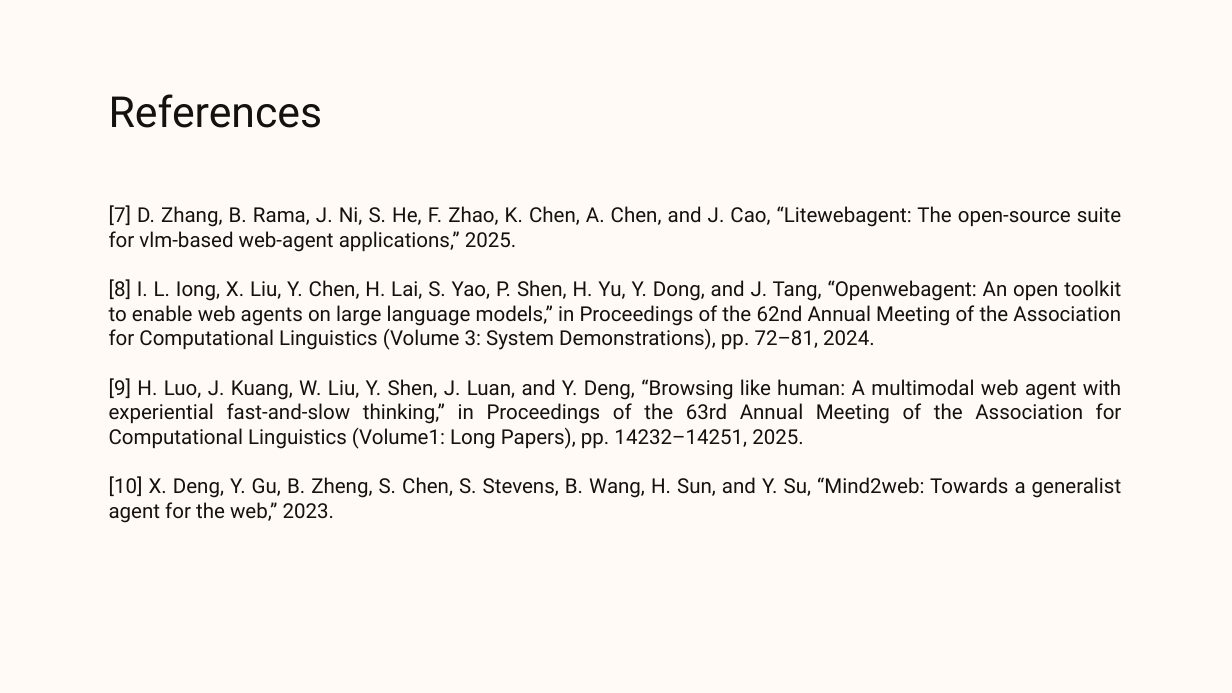
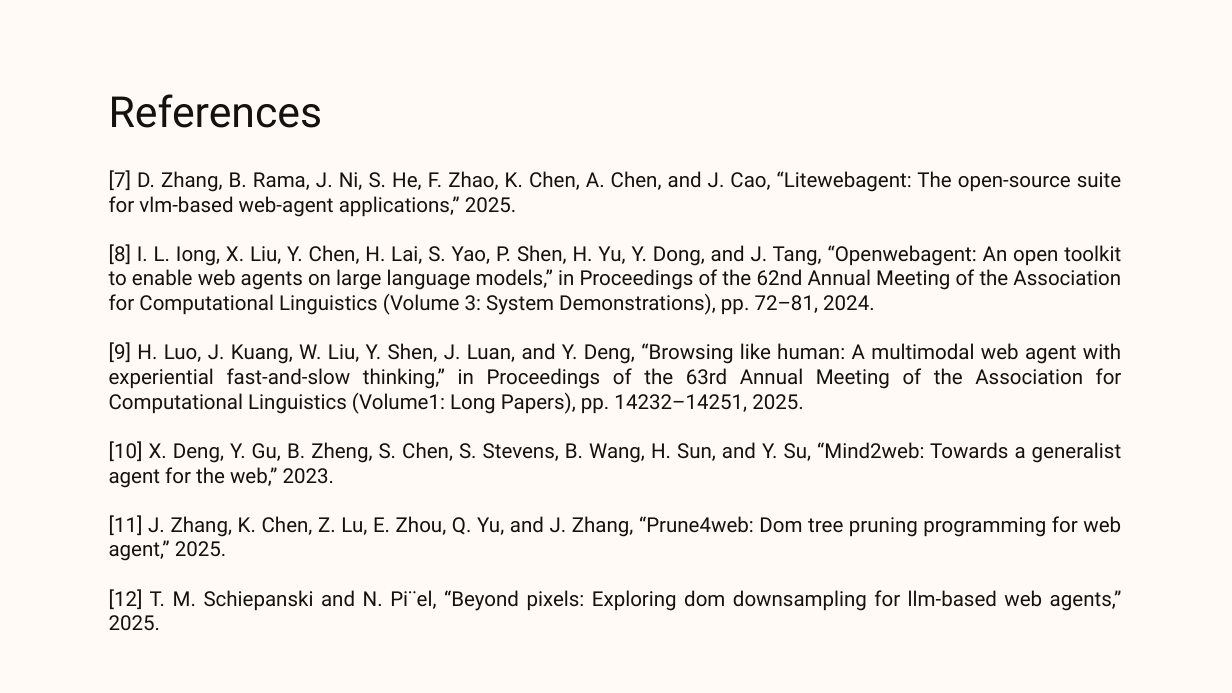
Before and after one commit to Dhruv-Darji/AutoWeb, a slide deck: slide 27 of PPT/Evaluation.pptx (slide 29 before the commit). Drawn at 1232x693 pixels with LibreOffice and Linux fonts; fonts in the diff are those of the drawing; background and template pictures are left out. Boxes give left, top, right and bottom in pixels: in the first picture for what was removed or moved away, otherwise in the second. Text is boxed around its words. In the diff, an @@ line names an element or a change of style, - is before the commit and + after.

```diff
--- a/PPT/Evaluation.pptx
+++ b/PPT/Evaluation.pptx
@@ text "[7] D. Zhang, B. Rama, ...": place and size @@
-text "[7] D. Zhang, B. Rama, ..." at [109,205,1122,523]
+text "[7] D. Zhang, B. Rama, ..." at [109,170,1122,631]
@@ text at [109,515,1122,631]: paragraphs added @@
+[11] J. Zhang, K. Chen, Z. Lu, E. Zhou, Q. Yu, and J. Zhang, “Prune4web: Dom tree pruning programming for web agent,” 2025.
+[12] T. M. Schiepanski and N. Pi¨el, “Beyond pixels: Exploring dom downsampling for llm-based web agents,” 2025.
```
Also in this commit, not shown: 14 other slides changed, 11 slides added, 12 slides removed, 36 other files.
